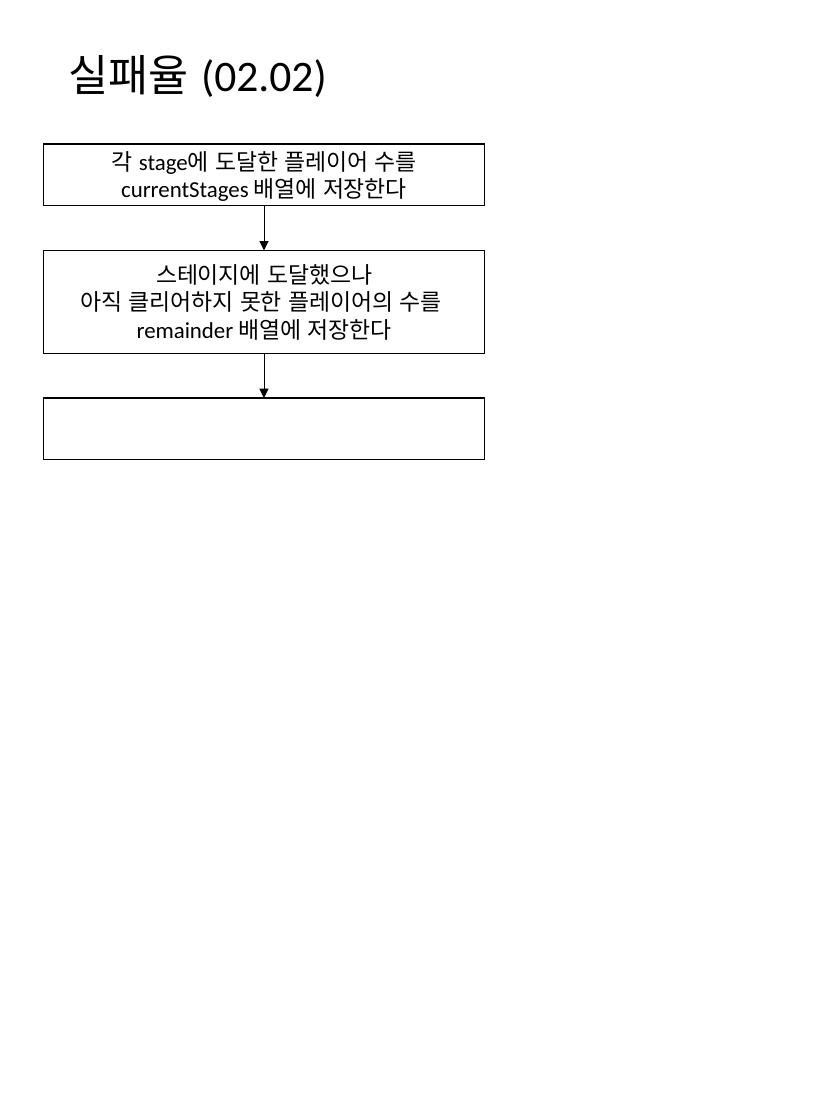
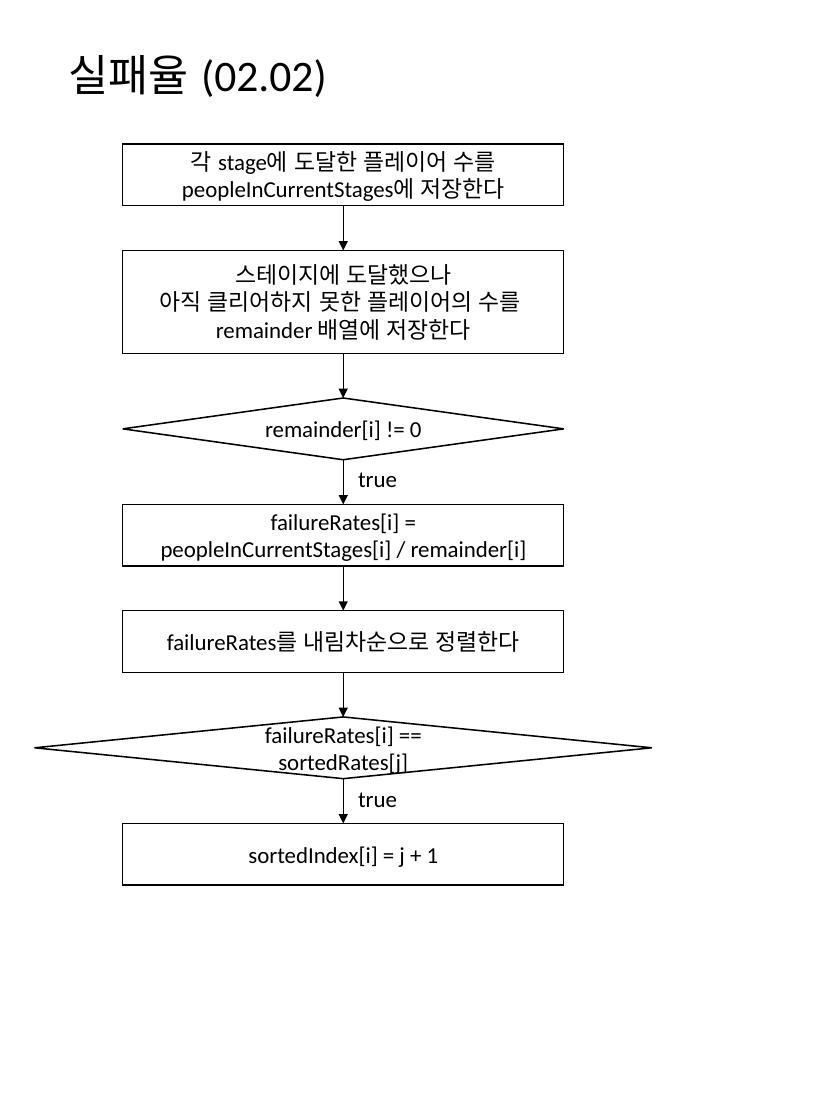
Before and after one commit to mornings9047/Algorithms_Programmers, a slide deck: slide 36 of 알고리즘_프로그래머스_Level01_순서도.pptx. Drawn at 840x1120 pixels with LibreOffice and Linux fonts; fonts in the diff are those of the drawing. Boxes give left, top, right and bottom in pixels: in the first picture for what was removed or moved away, otherwise in the second. Text is boxed around its words. In the diff, an @@ line names an element or a change of style, - is before the commit and + after.

Commit message:
실패율

```diff
--- a/알고리즘_프로그래머스_Level01_순서도.pptx
+++ b/알고리즘_프로그래머스_Level01_순서도.pptx
@@ text in rectangle at bbox=[182, 151, 505, 201]: text changed @@
-각 stage에 도달한 플레이어 수를 currentStages 배열에 저장한다
+각 stage에 도달한 플레이어 수를 peopleInCurrentStages에 저장한다
@@ 2 rectangles, 2 arrows: place and size @@
-2 rectangles, 2 arrows at bbox=[44, 144, 485, 398]
+2 rectangles, 2 arrows at bbox=[123, 144, 564, 398]
@@ rectangle removed at bbox=[44, 398, 485, 459] @@
@@ group added at bbox=[35, 398, 652, 885]: 4 arrows, 3 rectangles, 2 diamonds, 2 texts @@
+remainder[i] != 0
+failureRates[i] =
+peopleInCurrentStages[i] / remainder[i]
+true
+failureRates를 내림차순으로 정렬한다
+failureRates[i] == sortedRates[j]
+sortedIndex[i] = j + 1
+true
```
Also in this commit, not shown: 1 other file.
